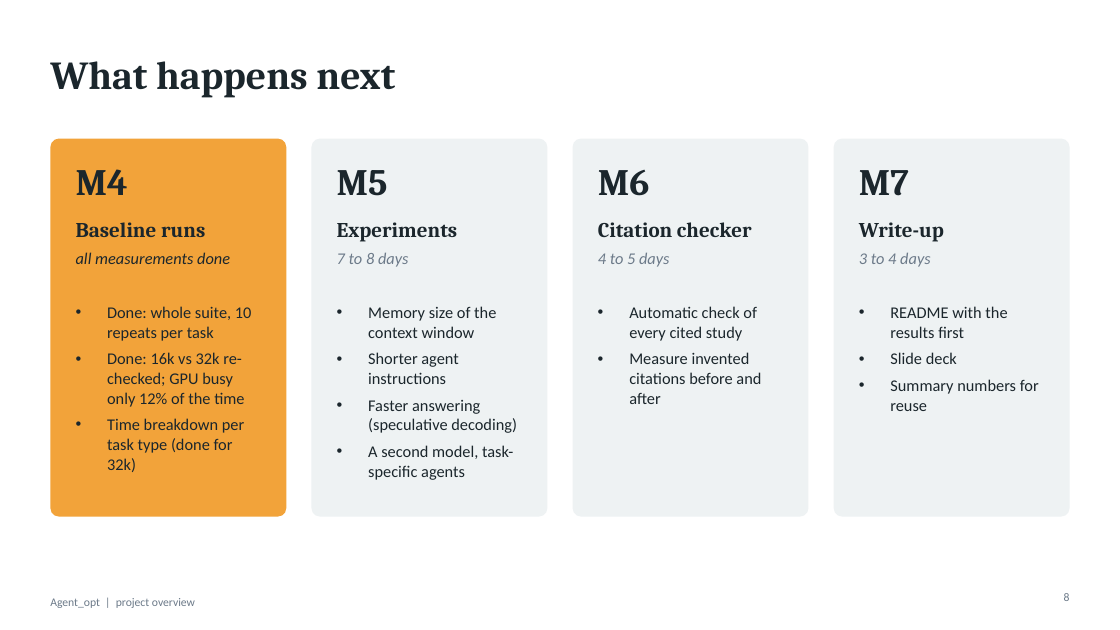
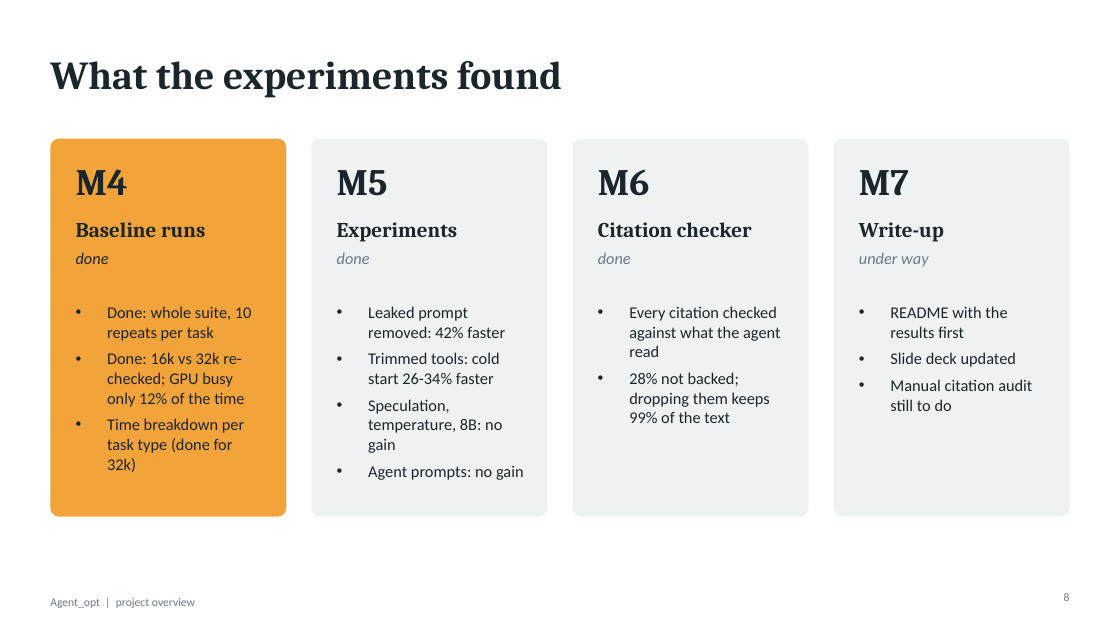
Before and after one commit to npwa/agent_opt, a slide deck: slide 8 of Doc/Agent_opt.pptx. Drawn at 1120x630 pixels with LibreOffice and Linux fonts; fonts in the diff are those of the drawing. Boxes give left, top, right and bottom in pixels: in the first picture for what was removed or moved away, otherwise in the second. Text is boxed around its words. In the diff, an @@ line names an element or a change of style, - is before the commit and + after.

```diff
--- a/Doc/Agent_opt.pptx
+++ b/Doc/Agent_opt.pptx
@@ title at bbox=[50, 61, 562, 98]: text changed @@
-What happens next
+What the experiments found
@@ text at bbox=[76, 252, 109, 264]: text changed @@
-all measurements done
+done
@@ text at bbox=[337, 253, 370, 264]: text changed @@
-7 to 8 days
+done
@@ text at bbox=[598, 252, 631, 264]: text changed @@
-4 to 5 days
+done
@@ text at bbox=[859, 253, 928, 267]: text changed @@
-3 to 4 days
+under way
@@ text at bbox=[368, 306, 524, 480]: text changed @@
-• Memory size of the context window
-• Shorter agent instructions
-• Faster answering (speculative decoding)
-• A second model, task-specific agents
+• Leaked prompt removed: 42% faster
+• Trimmed tools: cold start 26-34% faster
+• Speculation, temperature, 8B: no gain
+• Agent prompts: no gain
@@ text at bbox=[629, 306, 780, 423]: text changed @@
-• Automatic check of every cited study
-• Measure invented citations before and after
+• Every citation checked against what the agent read
+• 28% not backed; dropping them keeps 99% of the text
@@ text at bbox=[890, 352, 1032, 411]: text changed @@
-• Slide deck
-• Summary numbers for reuse
+• Slide deck updated
+• Manual citation audit still to do
```
Also in this commit, not shown: 4 other slides changed, 4 other files.
